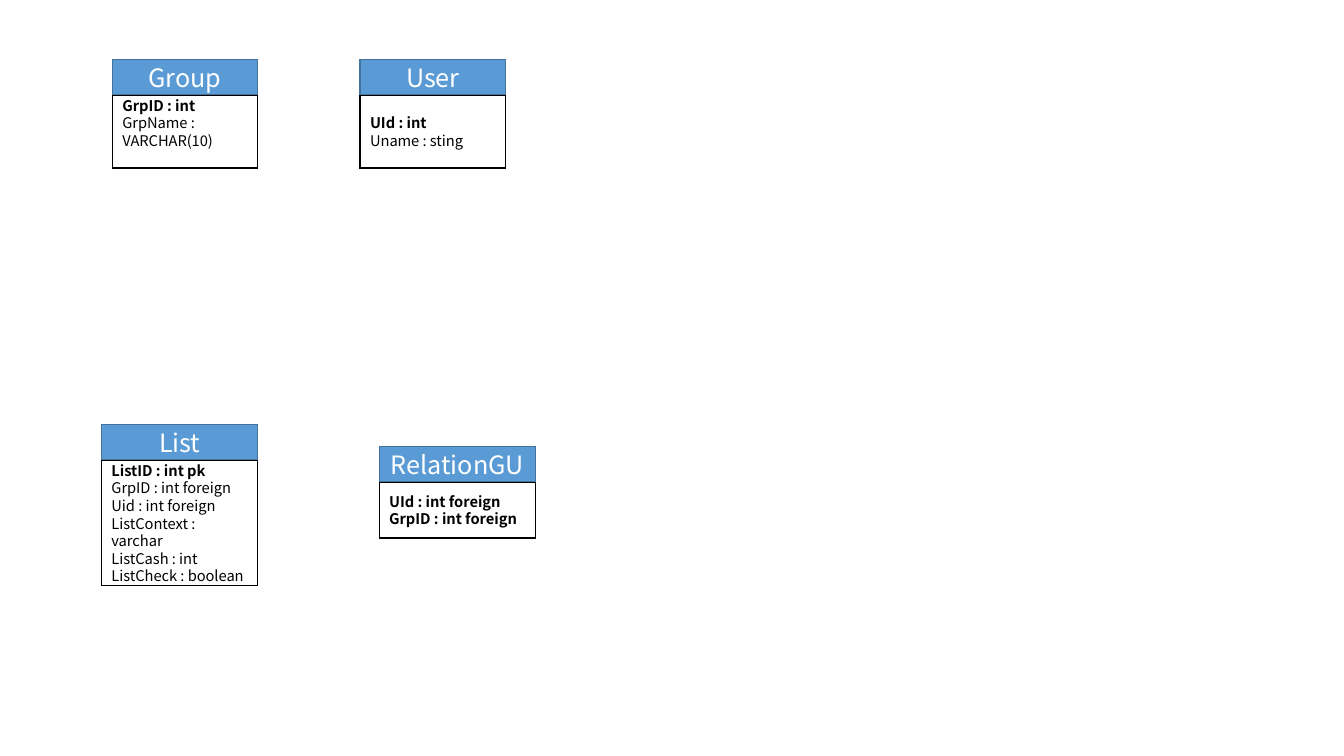
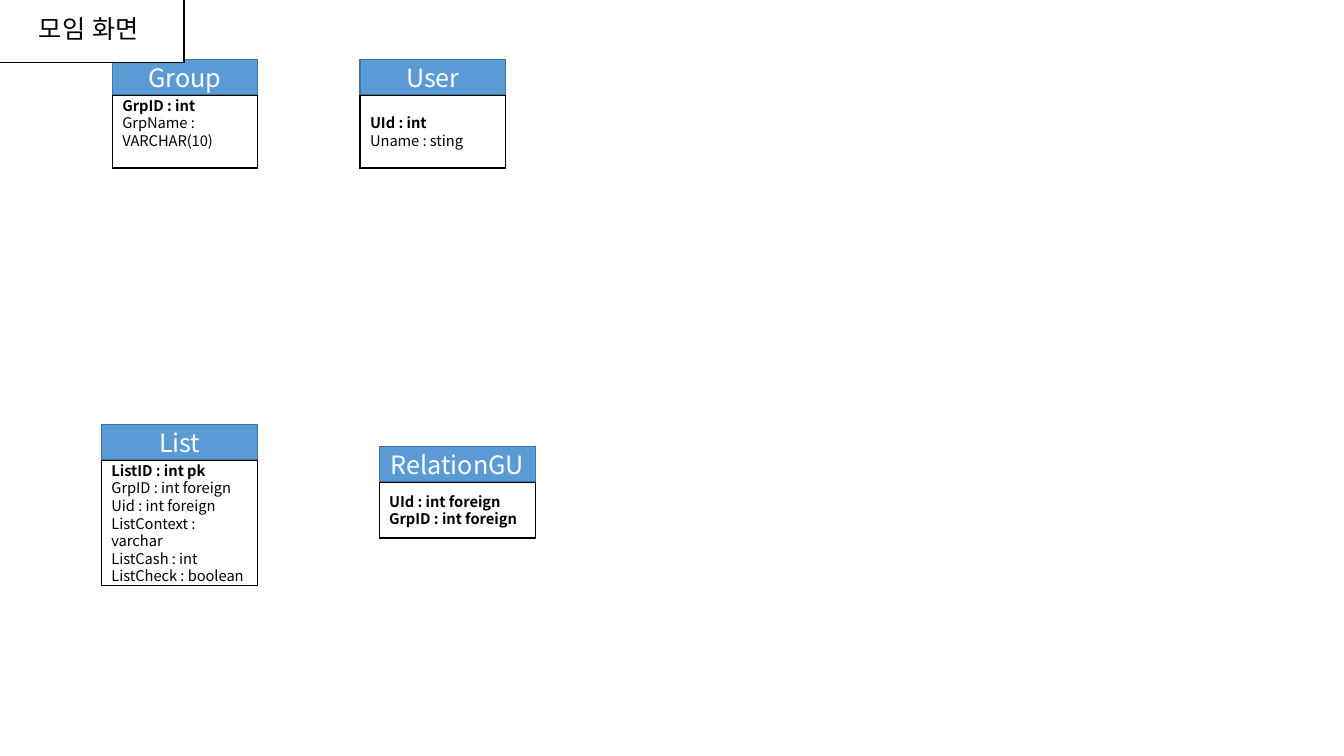
Before and after one commit to kh030728/cash_manage_app, a slide deck: slide 3 of PPT/DB프로젝트 어플 구상.pptx. Drawn at 1344x756 pixels with LibreOffice and Linux fonts; fonts in the diff are those of the drawing. Boxes give left, top, right and bottom in pixels: in the first picture for what was removed or moved away, otherwise in the second. Text is boxed around its words. In the diff, an @@ line names an element or a change of style, - is before the commit and + after.

```diff
--- a/PPT/DB프로젝트 어플 구상.pptx
+++ b/PPT/DB프로젝트 어플 구상.pptx
@@ rectangle added at <box>0,0,185,63</box>, fill #FFFFFF, outline #000000 1 pt, 18 pt, text #000000 @@
+모임 화면
```
Also in this commit, not shown: 2 other slides changed, 29 other files.
